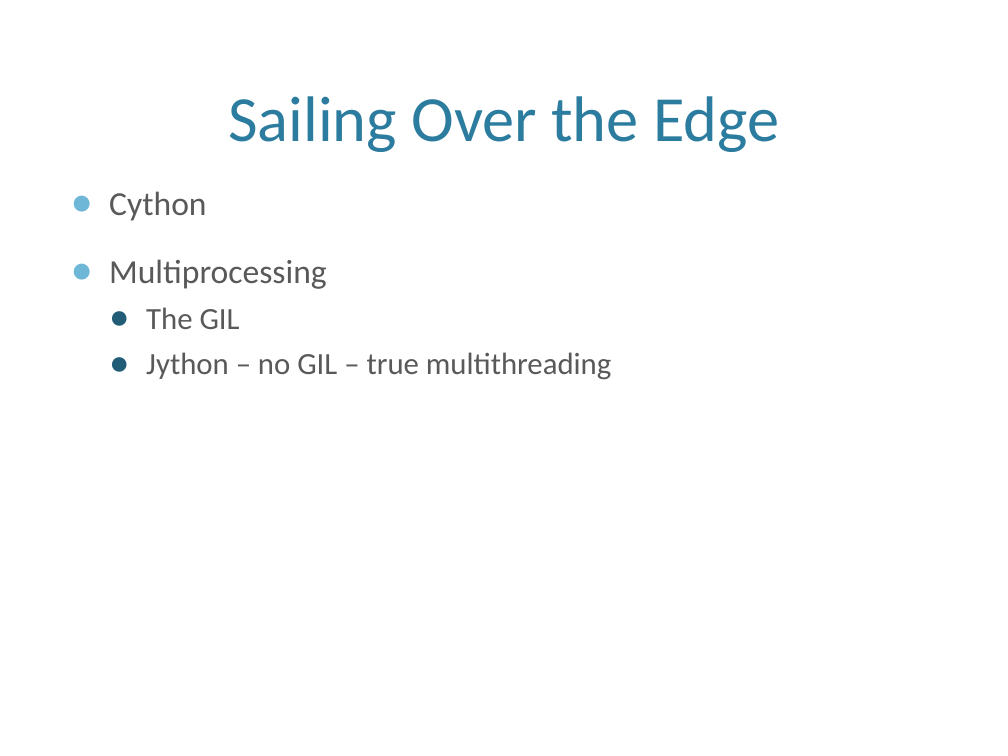
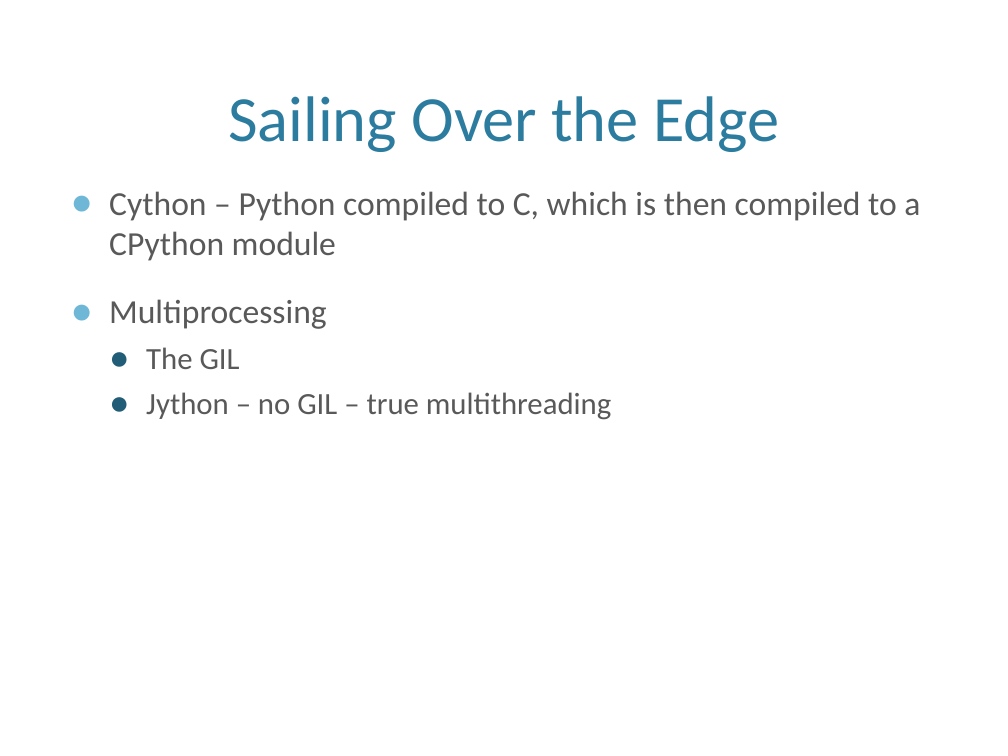
Before and after one commit to maccergit/python-talk, a slide deck: slide 14 of Python Performance Talk.pptx (slide 13 before the commit). Drawn at 1008x756 pixels with LibreOffice and Linux fonts; fonts in the diff are those of the drawing; background and template pictures are left out. Boxes give left, top, right and bottom in pixels: in the first picture for what was removed or moved away, otherwise in the second. Text is boxed around its words. In the diff, an @@ line names an element or a change of style, - is before the commit and + after.

```diff
--- a/Python Performance Talk.pptx
+++ b/Python Performance Talk.pptx
@@ text at <box>109,191,920,261</box>: text changed @@
-● Cython
+● Cython – Python compiled to C, which is then compiled to a CPython module
```
Also in this commit, not shown: 4 other slides changed, 1 slide added.
